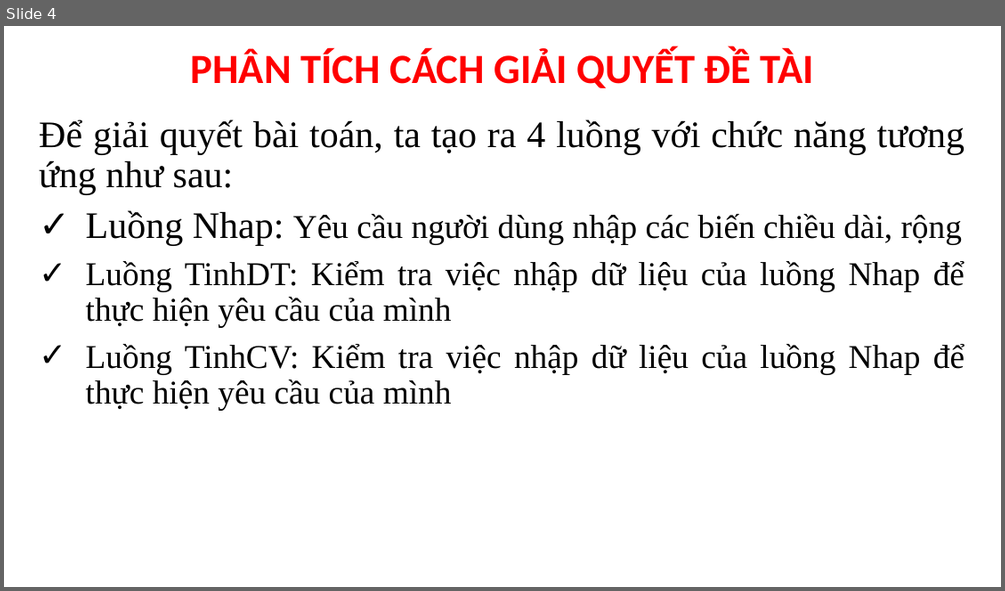
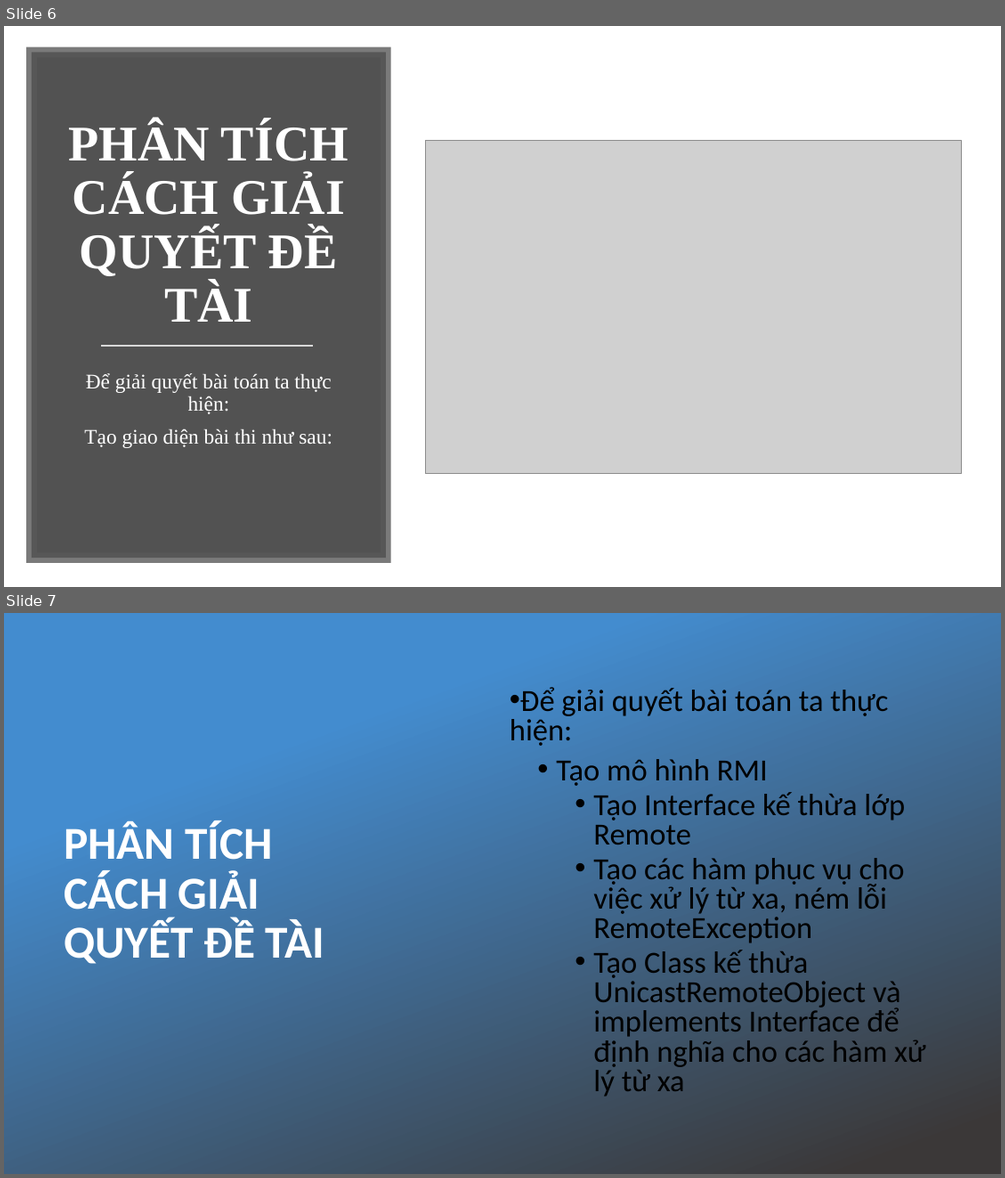
Before and after one commit to brucelee7/exam, a slide deck: SLIDE BAO CAO DE TAI.pptx. Shown one above the other, each under a label of ours: slide 4 before the commit, slides 6 and 7 after it. The pictures are 1005x591 and 1005x1178 pixels, drawn with LibreOffice and Linux fonts; fonts in the diff are those of the drawing; grey boxes stand for pictures; background and template pictures are left out. Boxes give left, top, right and bottom in pixels: in the first picture for what was removed or moved away, otherwise in the second. Text is boxed around its words. In the diff, an @@ line names an element or a change of style, - is before the commit and + after.

```diff
--- a/SLIDE BAO CAO DE TAI.pptx
+++ b/SLIDE BAO CAO DE TAI.pptx
@@ slide 7 added at (4, 613, 1001, 1174), background picture (left out) @@
@@ rectangle added at (4, 613, 1001, 1174), fill gradient #438CCF to #3B3838 @@
@@ subtitle added at (510, 687, 925, 1096), 29.6 pt, text #000000 @@
+• Để giải quyết bài toán ta thực hiện:
+• Tạo mô hình RMI
+  • Tạo Interface kế thừa lớp Remote
+  • Tạo các hàm phục vụ cho việc xử lý từ xa, ném lỗi RemoteException
+  • Tạo Class kế thừa UnicastRemoteObject và implements Interface để định nghĩa cho các hàm xử lý từ xa
@@ text added at (64, 821, 324, 964), 44 pt, text #FFFFFF, bold @@
+PHÂN TÍCH CÁCH GIẢI QUYẾT ĐỀ TÀI
@@ what was slide 4 is now slide 6 @@
@@ slide 6 changed as well @@
@@ rectangle added at (32, 52, 386, 557), fill #404040 at 90% opacity, outline #595959 10 pt @@
@@ text "PHÂN TÍCH CÁCH GIẢI QUYẾT ...": place and size @@
-text "PHÂN TÍCH CÁCH GIẢI QUYẾT ..." at (191, 48, 814, 88)
+text "PHÂN TÍCH CÁCH GIẢI QUYẾT ..." at (69, 122, 348, 321)
@@ text "PHÂN TÍCH CÁCH GIẢI QUYẾT ..." at (69, 122, 348, 321): size 40 to 48 pt, font Calibri to Times New Roman, text colour #FF0000 to #FFFFFF; more space between paragraphs @@
@@ picture added at (426, 140, 962, 473) @@
@@ line added from (101, 346) to (313, 346), #D9D9D9 1.75 pt @@
@@ subtitle at (84, 373, 332, 448): text changed; size 32 to 20 pt; text colour #000000 to #FFFFFF @@
-Để giải quyết bài toán, ta tạo ra 4 luồng với chức năng tương ứng như sau:
-✓ Luồng Nhap: Yêu cầu người dùng nhập các biến chiều dài, rộng
-✓ Luồng TinhDT: Kiểm tra việc nhập dữ liệu của luồng Nhap để thực hiện yêu cầu của mình
-✓ Luồng TinhCV: Kiểm tra việc nhập dữ liệu của luồng Nhap để thực hiện yêu cầu của mình
+Để giải quyết bài toán ta thực hiện:
+Tạo giao diện bài thi như sau:
```
Also in this commit, not shown: 3 other slides changed, 18 other slides added, 7 slides removed.
